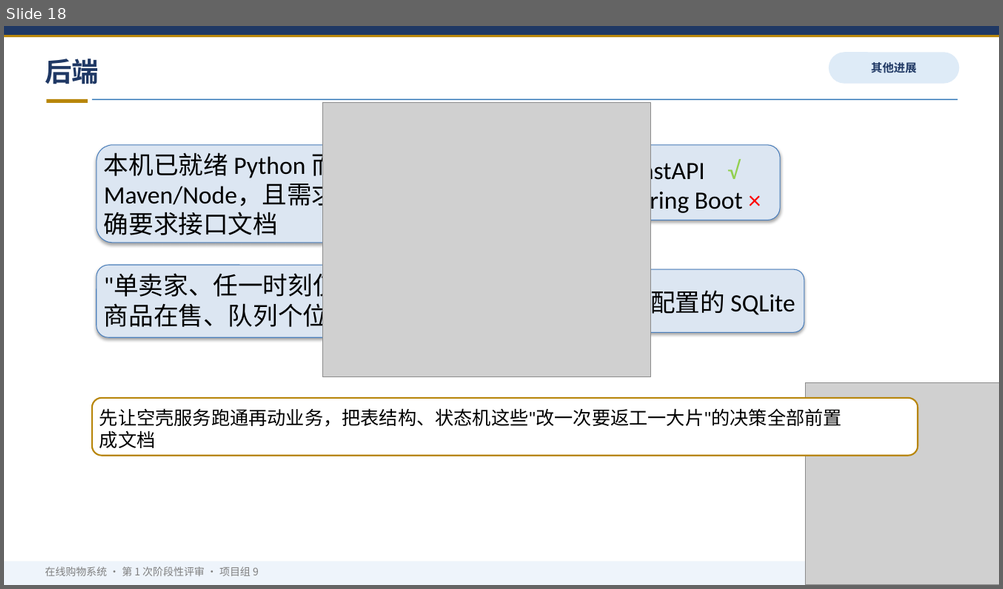
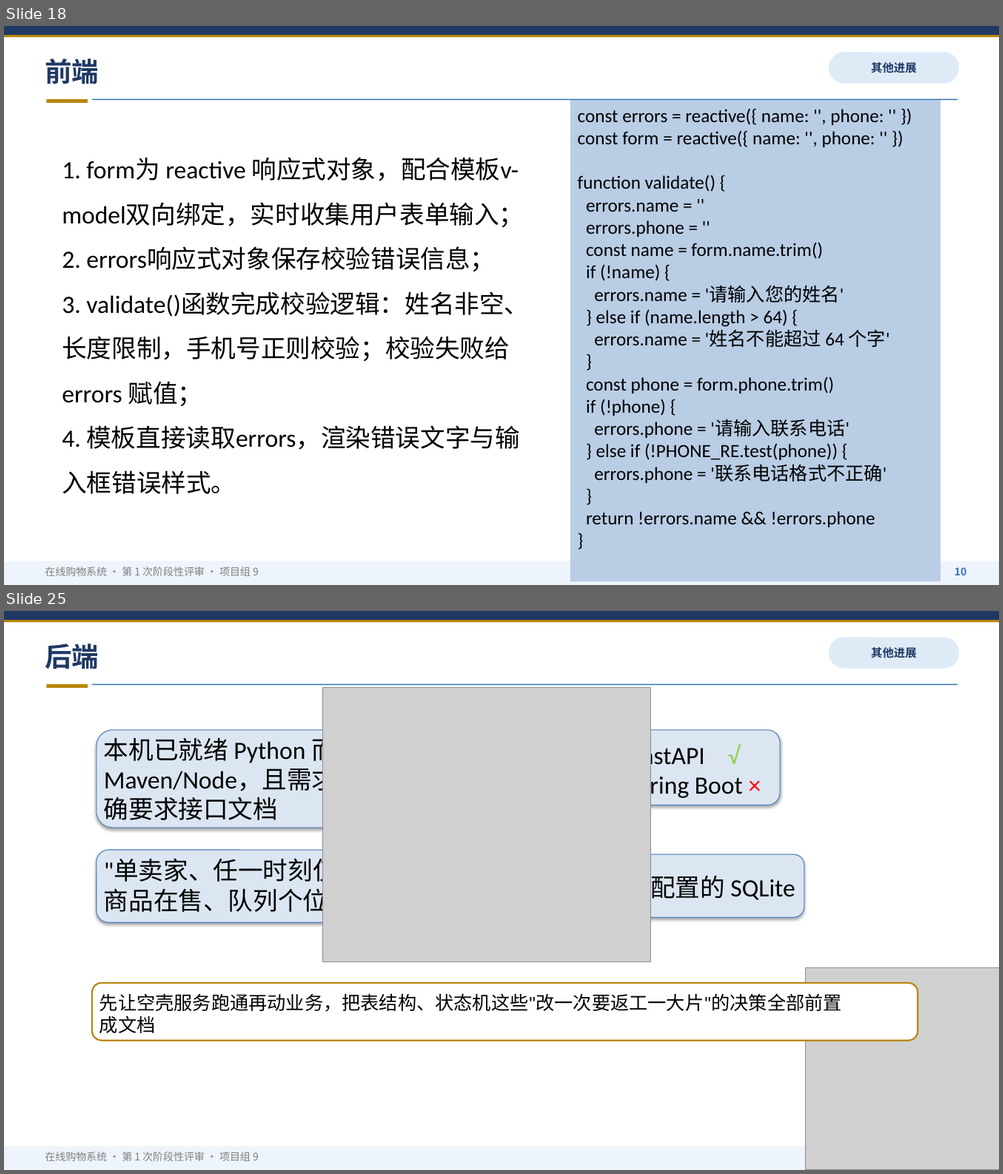
Before and after one commit to tyq-arch/single-merchant-shop-9, a slide deck: docs/第1次阶段性评审_第九组.pptx. Shown one above the other, each under a label of ours: slide 18 before the commit, slides 18 and 25 after it; the slides between them are not shown. The pictures are 1003x589 and 1003x1174 pixels, drawn with LibreOffice and Linux fonts; fonts in the diff are those of the drawing; grey boxes stand for pictures. Boxes give left, top, right and bottom in pixels: in the first picture for what was removed or moved away, otherwise in the second. Text is boxed around its words. In the diff, an @@ line names an element or a change of style, - is before the commit and + after.

```diff
--- a/docs/第1次阶段性评审_第九组.pptx
+++ b/docs/第1次阶段性评审_第九组.pptx
@@ slide 18 added at (4, 26, 999, 585), background #FFFFFF @@
@@ rectangle added at (4, 26, 999, 35), fill #1F3864 @@
@@ rectangle added at (4, 35, 999, 37), fill #B8860B @@
@@ text added at (45, 59, 99, 84), 26 pt, text #1F3864, bold @@
+前端
@@ rounded rectangle added at (828, 52, 959, 84), fill #DEEBF7, 11 pt, text #1F3864, bold @@
+其他进展
@@ rectangle added at (46, 99, 88, 103), fill #B8860B @@
@@ rectangle added at (92, 99, 958, 100), fill #2E75B6 @@
@@ rectangle added at (570, 100, 940, 582), fill #B9CDE5, 18 pt, text #000000 @@
+const errors = reactive({ name: '', phone: '' })
+const form = reactive({ name: '', phone: '' })
+function validate() {
+errors.name = ''
+errors.phone = ''
+const name = form.name.trim()
+if (!name) {
+errors.name = '请输入您的姓名'
+} else if (name.length > 64) {
+errors.name = '姓名不能超过 64 个字'
+}
+const phone = form.phone.trim()
+if (!phone) {
+errors.phone = '请输入联系电话'
+} else if (!PHONE_RE.test(phone)) {
+errors.phone = '联系电话格式不正确'
+}
+return !errors.name && !errors.phone
+}
@@ text added at (62, 157, 529, 494), 24 pt, text #000000 @@
+1. form为 reactive 响应式对象，配合模板v-model双向绑定，实时收集用户表单输入；
+2. errors响应式对象保存校验错误信息；
+3. validate()函数完成校验逻辑：姓名非空、长度限制，手机号正则校验；校验失败给 errors 赋值；
+4. 模板直接读取errors，渲染错误文字与输入框错误样式。
@@ rectangle added at (4, 562, 999, 585), fill #EEF4FB @@
@@ text added at (45, 567, 259, 577), 10 pt, text #7F7F7F @@
+在线购物系统 · 第 1 次阶段性评审 · 项目组 9
@@ text added at (954, 568, 966, 576), 10 pt, text #2E75B6, bold @@
+10
@@ what was slide 18 is now slide 25 @@
```
Also in this commit, not shown: 1 slide changed, 6 other slides added.
